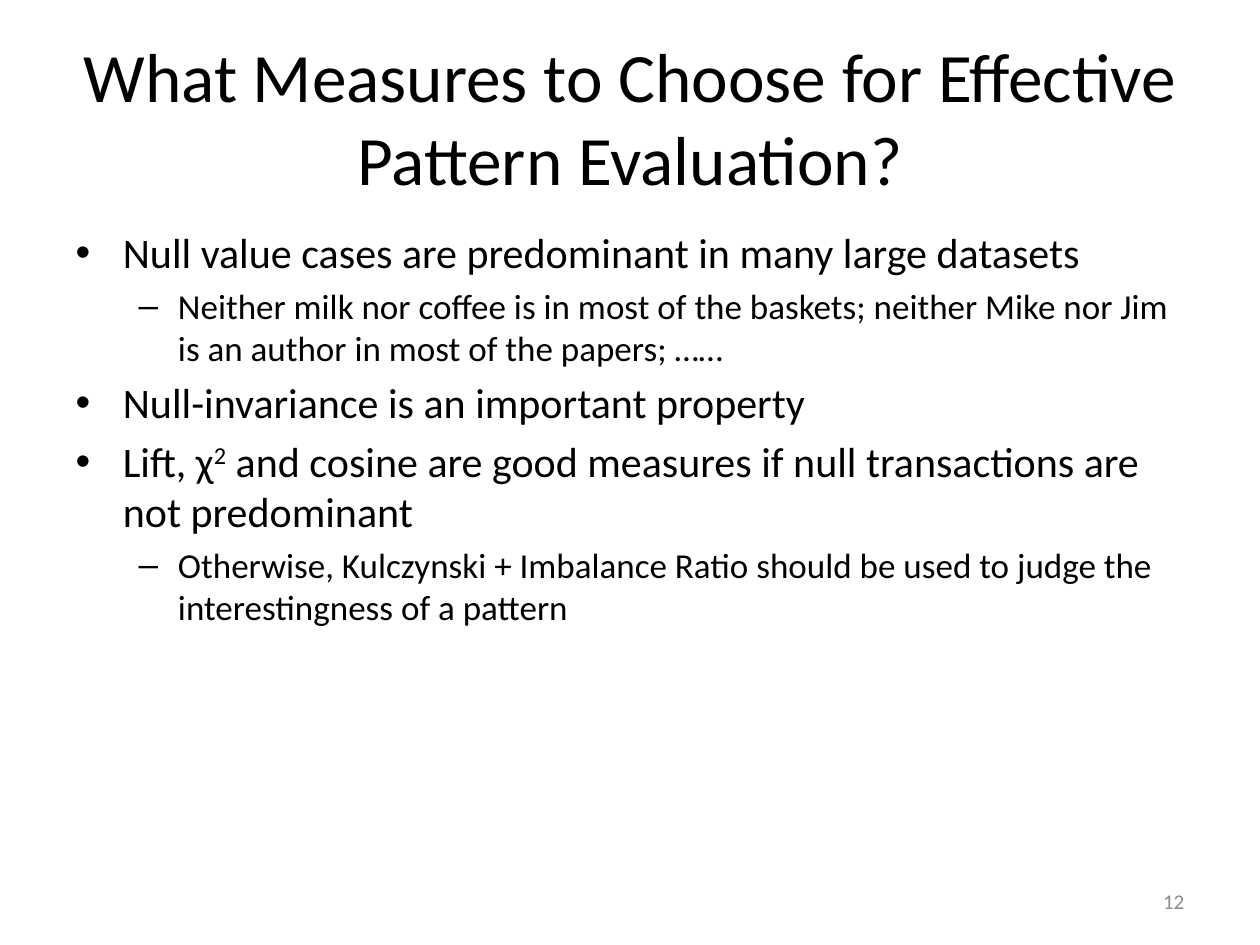
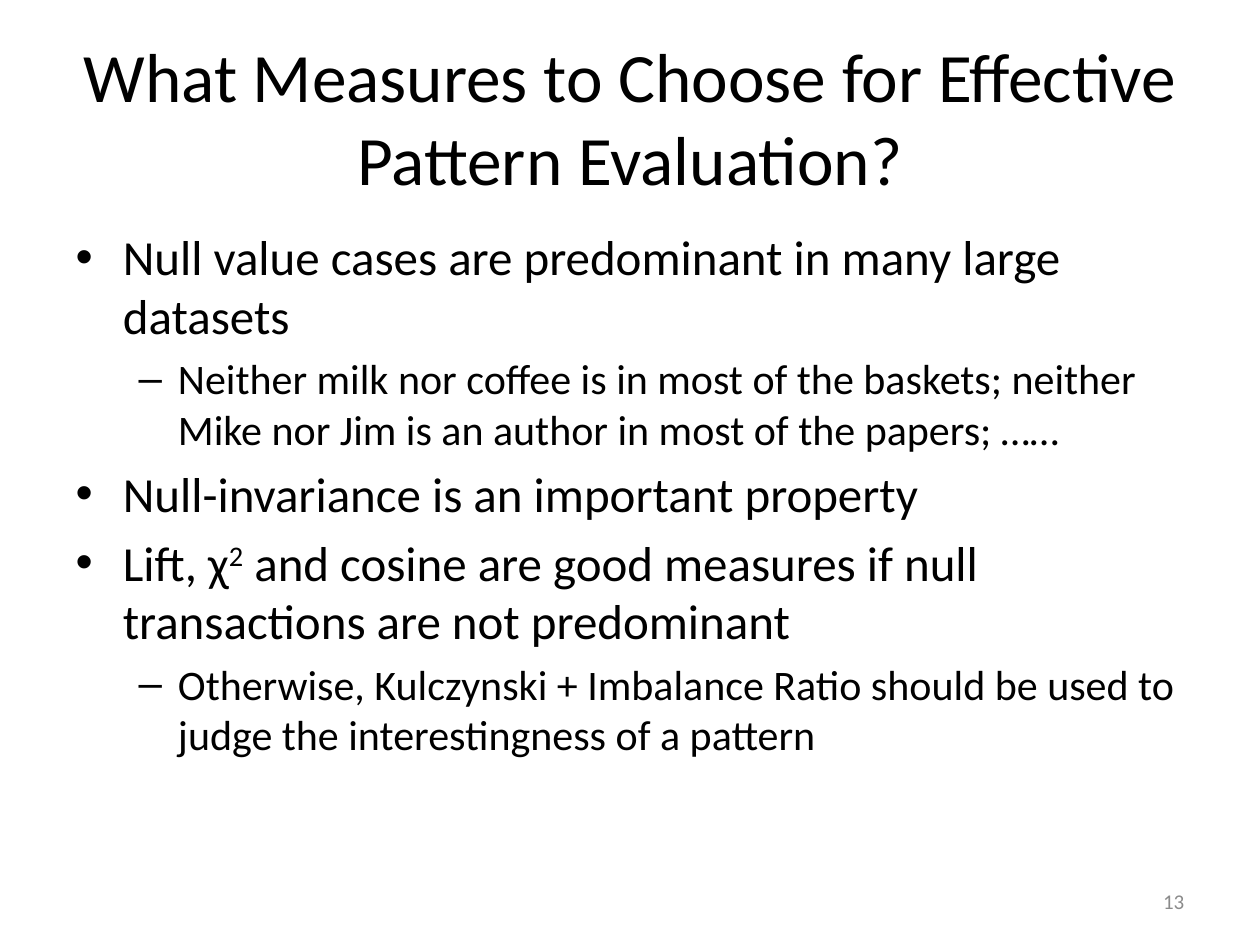
Before and after one commit to mjiang89/mjiang89.github.io, a slide deck: slide 13 of teaching/CSEx0647Fall17-11-PatternEvaluation.pptx (slide 12 before the commit). Drawn at 1260x945 pixels with LibreOffice and Linux fonts; fonts in the diff are those of the drawing. Boxes give left, top, right and bottom in pixels: in the first picture for what was removed or moved away, otherwise in the second. Text is boxed around its words. In the diff, an @@ line names an element or a change of style, - is before the commit and + after.

```diff
--- a/teaching/CSEx0647Fall17-11-PatternEvaluation.pptx
+++ b/teaching/CSEx0647Fall17-11-PatternEvaluation.pptx
@@ text "Null value cases are predominant ..." at box(123, 241, 1174, 758): size 24 to 28 pt in "Null value cases are predominant in many ...", "Null-invariance is an important property", "Lift, χ2 and cosine are good measures ..."; size 20 to 24 pt in "Neither milk nor coffee is in most ...", "Otherwise, Kulczynski + Imbalance Ratio should be ..." @@
@@ page number at box(1163, 895, 1184, 909): text changed @@
-12
+13
```
Also in this commit, not shown: 1 slide added, 4 other files.
